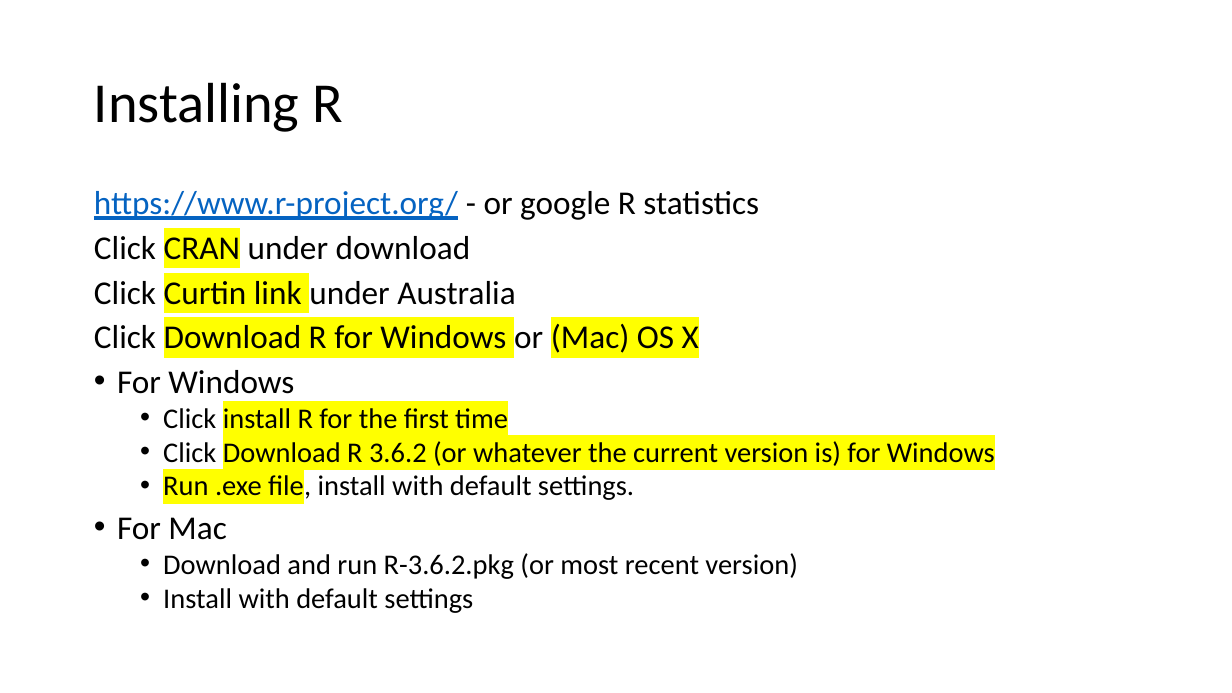
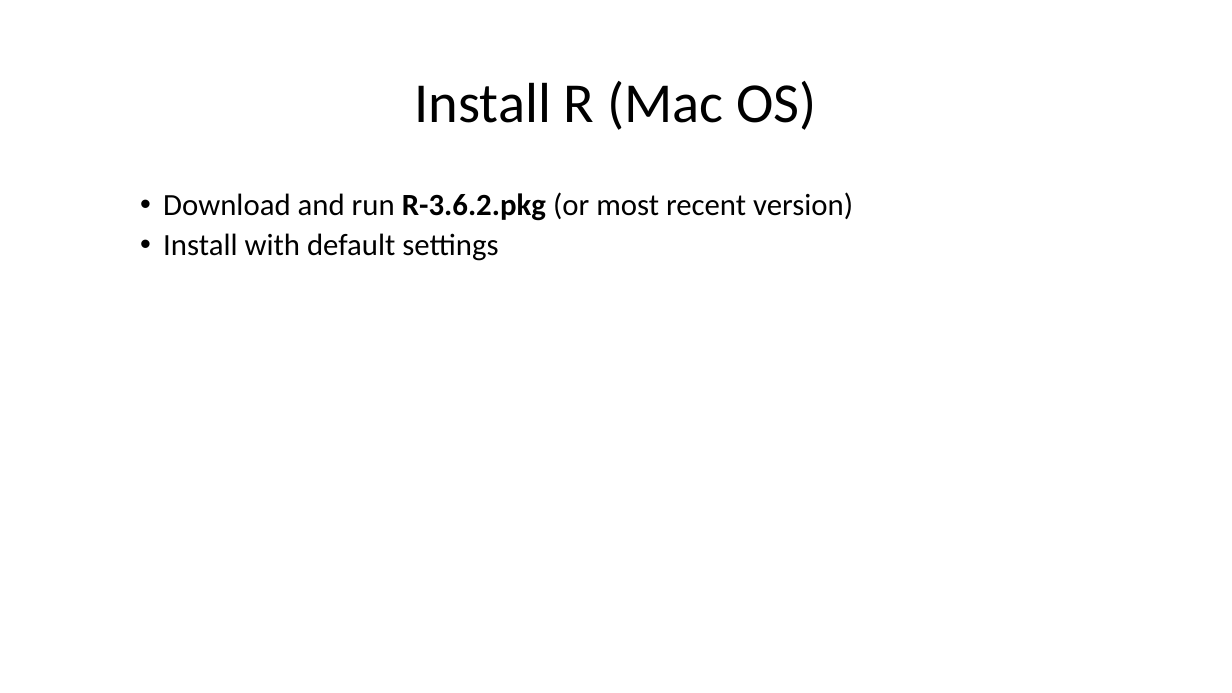
Before and after one commit to angnguyen/ce_group, a slide deck: slide 8 of R_tutorial_1.pptx (slide 5 before the commit). Drawn at 1232x693 pixels with LibreOffice and Linux fonts; fonts in the diff are those of the drawing. Boxes give left, top, right and bottom in pixels: in the first picture for what was removed or moved away, otherwise in the second. Text is boxed around its words. In the diff, an @@ line names an element or a change of style, - is before the commit and + after.

```diff
--- a/R_tutorial_1.pptx
+++ b/R_tutorial_1.pptx
@@ title at box(415, 81, 816, 130): text changed @@
-Installing R
+Install R (Mac OS)
@@ text "Download and run R-3.6.2.pkg (or ..." at box(163, 192, 853, 261): size 22.2 to 24 pt; bold on in "R-3.6.2.pkg"; line spacing 0.8 to 0.9 @@
@@ text at box(94, 191, 995, 540): paragraphs removed @@
-https://www.r-project.org/ - or google R statistics
-Click CRAN under download
-Click Curtin link under Australia
-Click Download R for Windows or (Mac) OS X
-• For Windows
-  • Click install R for the first time
-  • Click Download R 3.6.2 (or whatever the current version is) for Windows
-  • Run .exe file, install with default settings.
-• For Mac
```
Also in this commit, not shown: 15 other slides changed, 18 slides added, 3 slides removed, 2 other files.
